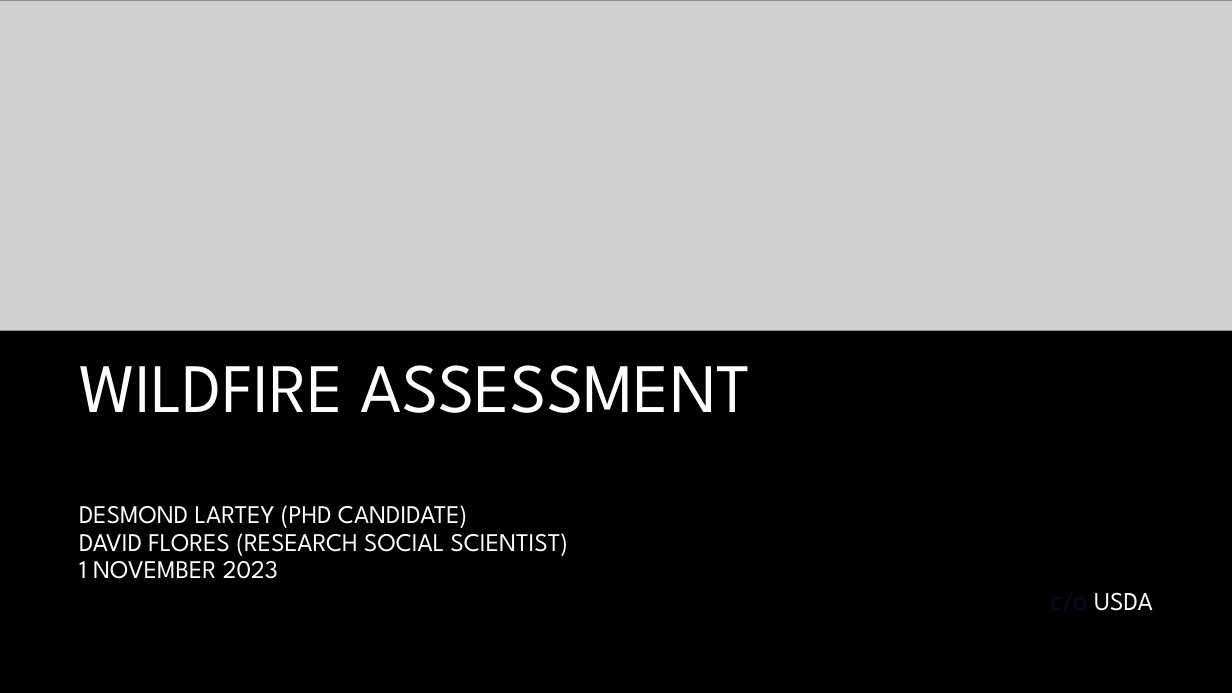
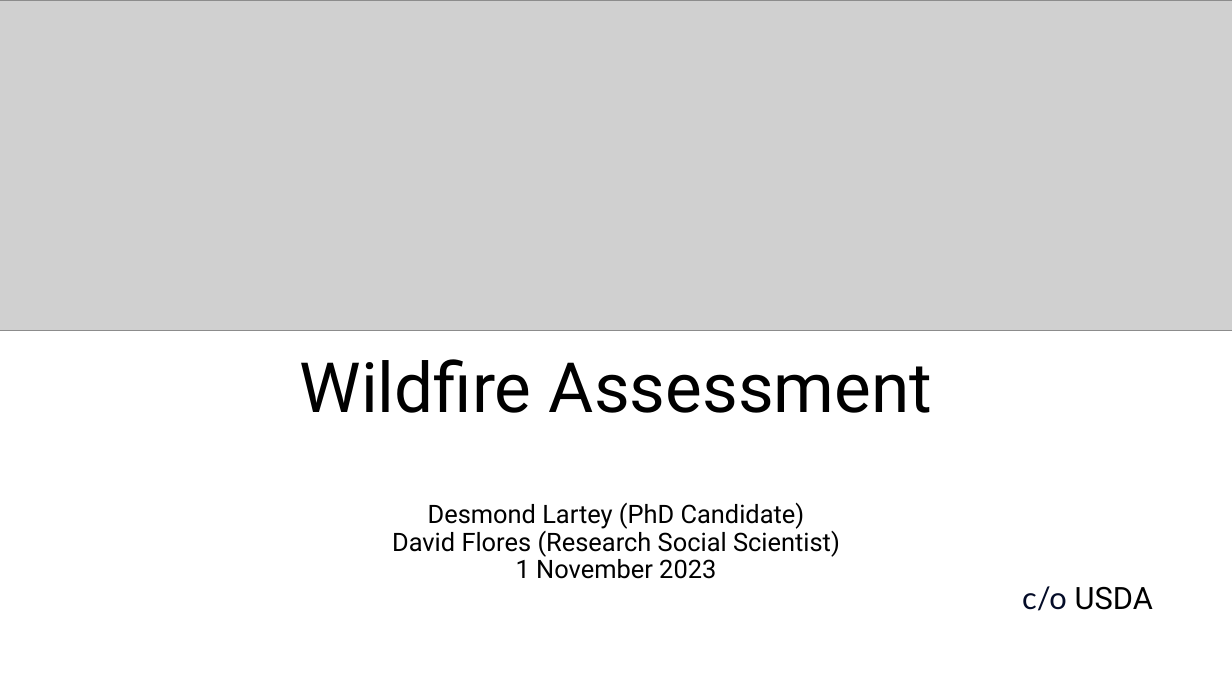
Before and after one commit to desmond-lartey/Wildfire-Assessment, a slide deck: slide 1 of Wildfire Assessment edited2.pptx. Drawn at 1232x693 pixels with LibreOffice and Linux fonts; fonts in the diff are those of the drawing; grey boxes stand for pictures; background and template pictures are left out. Boxes give left, top, right and bottom in pixels: in the first picture for what was removed or moved away, otherwise in the second. Text is boxed around its words. In the diff, an @@ line names an element or a change of style, - is before the commit and + after.

```diff
--- a/Wildfire Assessment edited2.pptx
+++ b/Wildfire Assessment edited2.pptx
@@ background #000000 to #FFFFFF @@
@@ title at (x1=300, y1=359, x2=932, y2=579): text changed; font League Spartan to Roboto; text colour #FFFFFF to #000000 @@
-WILDFIRE ASSESSMENT
-DESMOND LARTEY (PHD CANDIDATE)
-DAVID FLORES (RESEARCH SOCIAL SCIENTIST)
-1 NOVEMBER 2023
+Wildfire Assessment
+Desmond Lartey (PhD Candidate)
+David Flores (Research Social Scientist)
+1 November 2023
@@ subtitle "c/o USDA" at (x1=1022, y1=586, x2=1153, y2=611): size 20 to 24 pt; font League Spartan to Roboto, text colour #FFFFFF to #000000 in "USDA" @@
```
Also in this commit, not shown: 29 other slides changed, 1 slide added, 1 slide removed, 23 other files.
